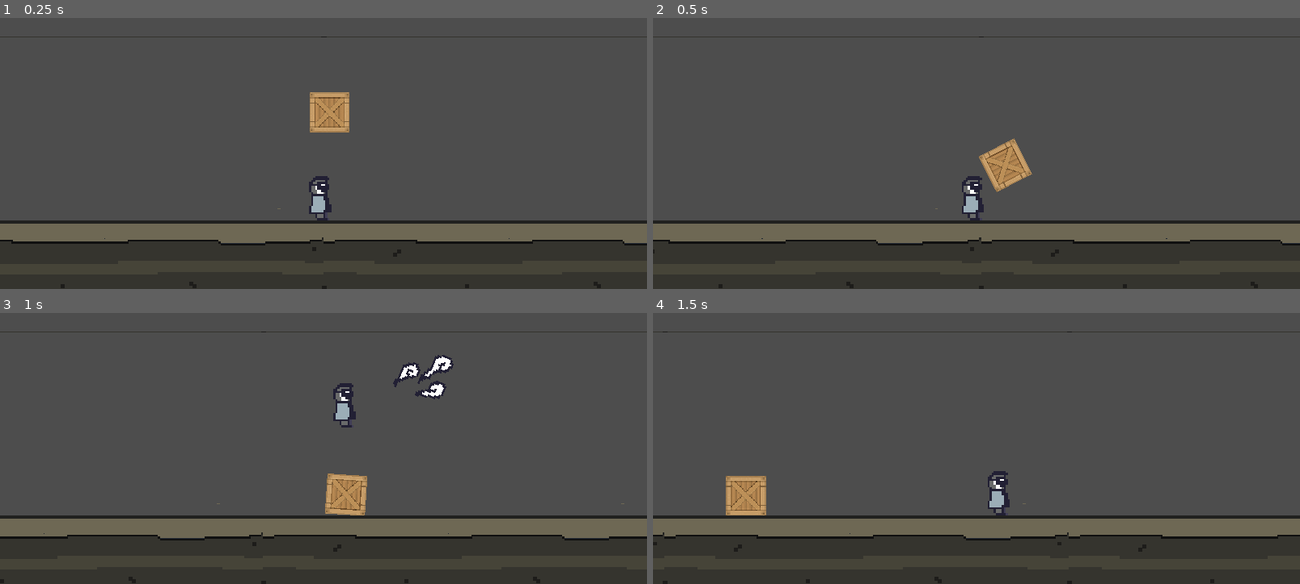
Above: before the commit, frames 1-4 (two rows, left to right).
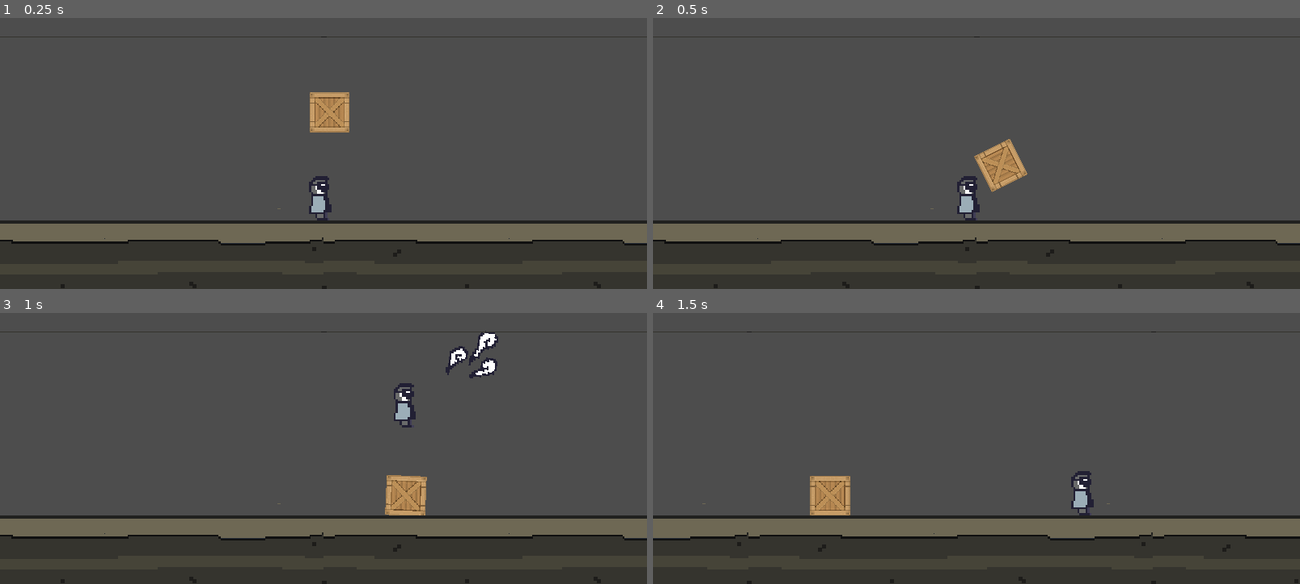
Above: after the commit, the same moments.

Repository: RobChiocchio/godot-wild-jam-58
Game: Godot game, scene res://scenes/level.tscn
Two runs of this game, one before a commit and one after it. Both use one fixed random seed, a clock stepped at 60 frames per second and the inputs below.
Inputs (mouse positions are in pixels of both pictures, inside the frame that each line leads up to):
- Up to frame 1 (0.25 s): no input
- Up to frame 2 (0.5 s): no input
- Up to frame 3 (1 s): move the mouse to (465, 361) at 0.52 s; press the mouse at (465, 361) at 0.53 s; hold D (move_right) from 0.53 s (still down); tap W (jump) at 0.77 s
- Up to frame 4 (1.5 s): keep holding D (move_right); move the mouse to (847, 402) at 1.27 s; release the mouse at (847, 402) at 1.28 s; right-click (847, 402) at 1.35 s

Frame 1 is identical in both runs. In frame 2, 1.2% of the frame differs, in the area x 1-98%, y 44-84%; in frame 3, 4.9%, in the area x 0-100%, y 6-84%; in frame 4, 4.0%.

Commit message:
Added bounds to camera shift
When player reaches a certain threshold the camera will now shift along the x axis. Otherwise the camera will remain stationary until that bound is reached.

As well, fps has been fixed to 60 so as to not affect higher refresh rate monitors.

Diff:
--- a/scripts/camera.gd
+++ b/scripts/camera.gd
@@ -2,6 +2,12 @@
 
 @onready var _player = get_node("../Player")
 var target = self.position
+var bound_offset = 80
+
+var pos_bound = self.position.x + bound_offset
+var neg_bound = self.position.x - bound_offset
+
+var axis = 1.0
 
 # Called when the node enters the scene tree for the first time.
 func _ready():
@@ -9,7 +15,16 @@
 
 # Called every frame. 'delta' is the elapsed time since the previous frame.
 func _process(delta):
-	if _player:
-		target = _player.position
+	print(_player.position.x)
+	print(pos_bound)
+	print(neg_bound)
+
+	var speed = get_node("../Player").velocity.x
+
+	if _player.position.x > pos_bound or _player.position.x < neg_bound:
+		pos_bound = lerp(pos_bound, _player.position.x + bound_offset, 0.1)
+		neg_bound = lerp(neg_bound, _player.position.x - bound_offset, 0.1)
+
+		target.x = lerp(target.x, _player.position.x, 0.20)
 
 	self.position.x = target.x
